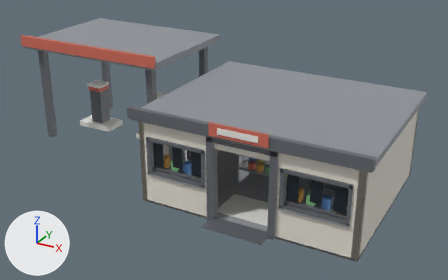
Renders of the glTF model projects/rv/assets/models/rv/rv_gasstation.gltf from each side of a commit.
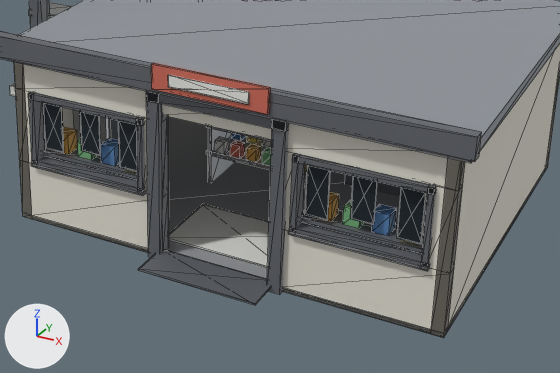
Old and new are each drawn whole from a 50 mm camera at (6.29, -14.95, 8.57) aimed at (-2.04, 0.2, 1.0) and again close up on the part from 29% to 93% of the width and 32% to 100% of the height. Arrows for +X, +Y and +Z are at lower left; the lights stay in place. The first two pictures are the older version. The close-ups show mesh edges as thin lines. Vertices at exactly the same position are counted once.

The first close-up shows 'RV_GasStation'.
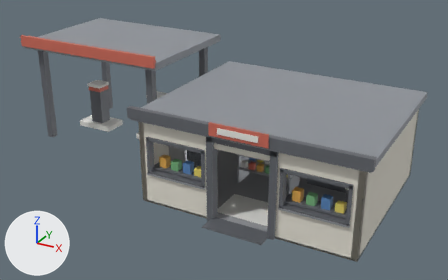
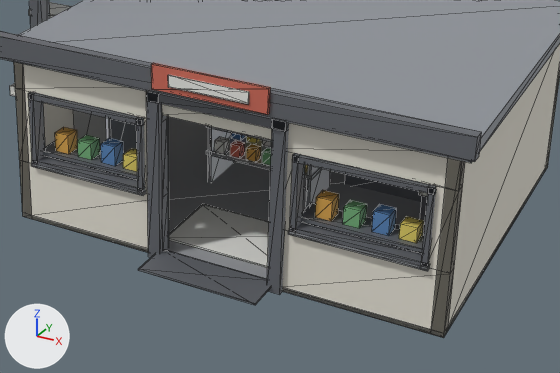
Boxes [x1, y1, x2, y2] around the edits, measured in the close-ups (560 x 373 px):
part 1 of me_rv_gasstation, deleted
    before: [43, 103, 426, 244]

Edits to the bpy script that builds the scene:
```text
Change me_rv_gasstation:
    used by ob_rv_gasstation; location = (0.0, 0.0, 0.0)
    remove me_rv_gasstation.from_pydata(...)  # 1456 vertices, 2232 faces; spans x -9.0..3.3, y -3.16..3.15, z -0.61..3.59
    add me_rv_gasstation.from_pydata(...)  # 1408 vertices, 2160 faces; spans x -9.0..3.3, y -3.16..3.15, z -0.61..3.59
    me_rv_gasstation part 1: 6 loose pieces with 48 vertices, spanning x -2.7..2.7, y -2.53..-2.51, z 1.15..1.95, are deleted
```
